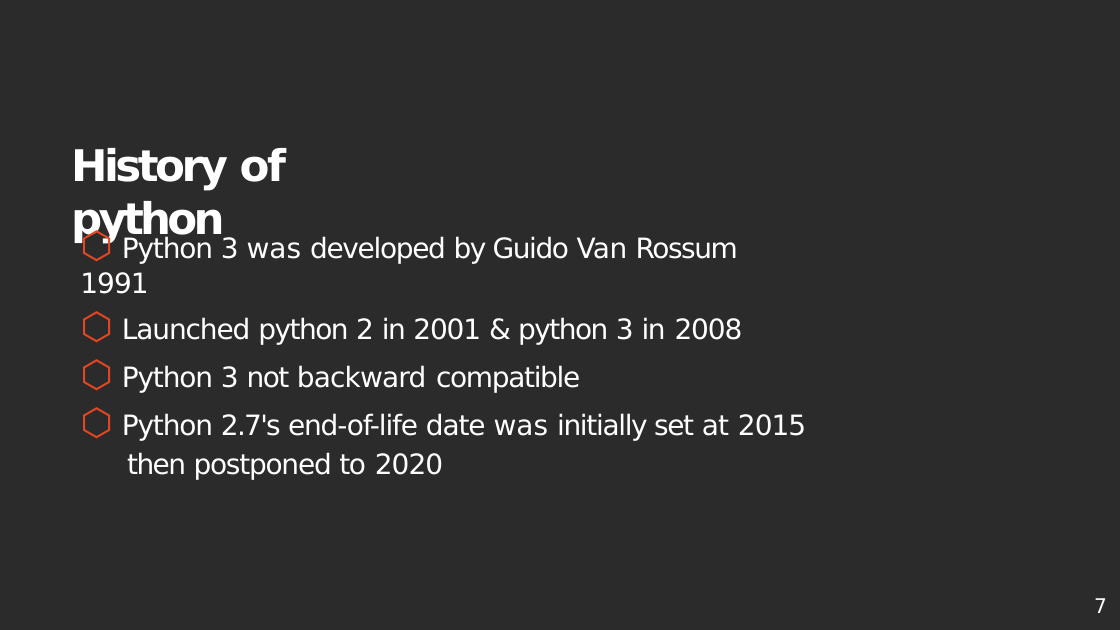
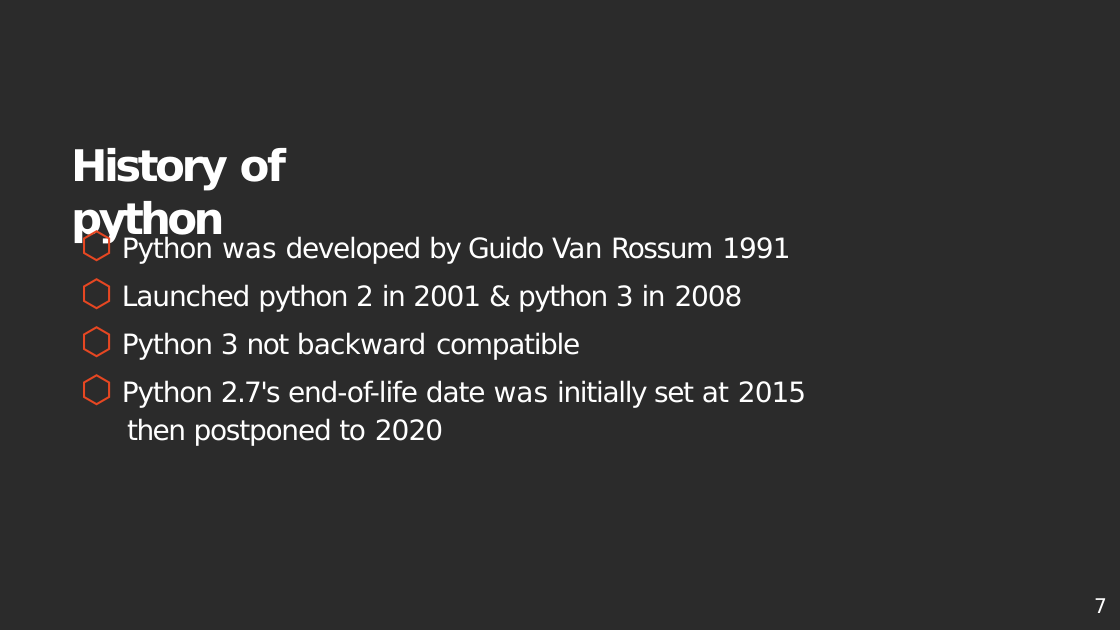
Before and after one commit to deepak404found/newkilo-Python-classes, a slide deck: slide 7 of notes/1. Introduction To python (1)-converted.pptx. Drawn at 1120x630 pixels with LibreOffice and Linux fonts; fonts in the diff are those of the drawing; background and template pictures are left out; a plain dark background stands for a picture behind light text. Boxes give left, top, right and bottom in pixels: in the first picture for what was removed or moved away, otherwise in the second. Text is boxed around its words. In the diff, an @@ line names an element or a change of style, - is before the commit and + after.

```diff
--- a/notes/1. Introduction To python (1)-converted.pptx
+++ b/notes/1. Introduction To python (1)-converted.pptx
@@ text at <box>122,236,790,264</box>: text changed @@
-⬡ Python 3 was developed by Guido Van Rossum 1991
+⬡ Python was developed by Guido Van Rossum 1991
```
Also in this commit, not shown: 11 other slides changed, 1 other file.
